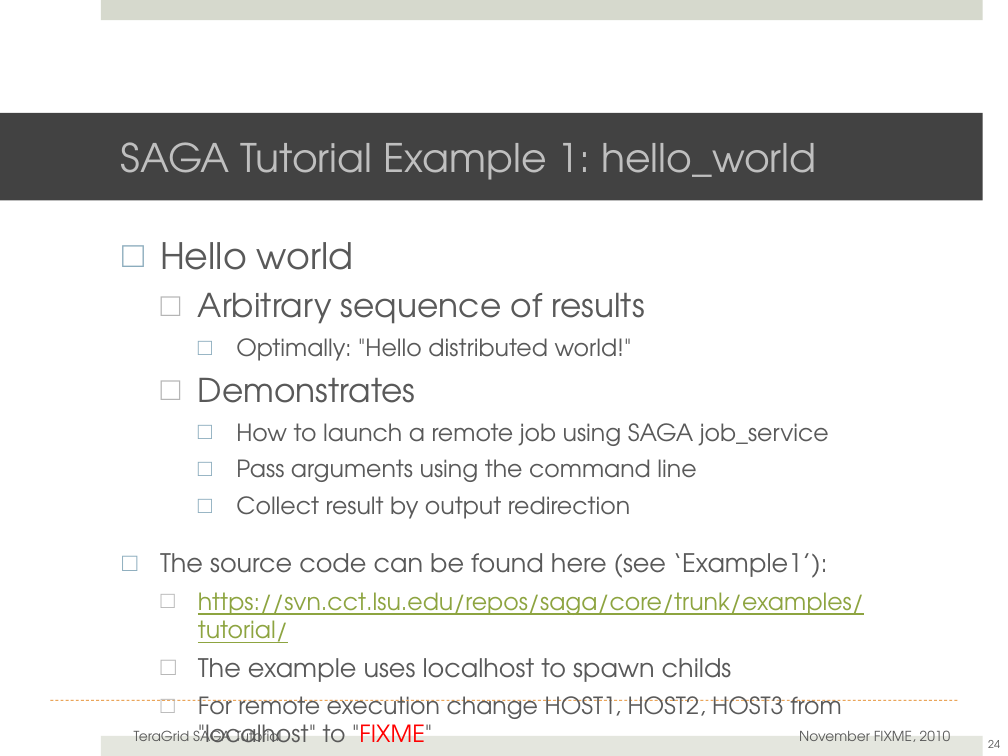
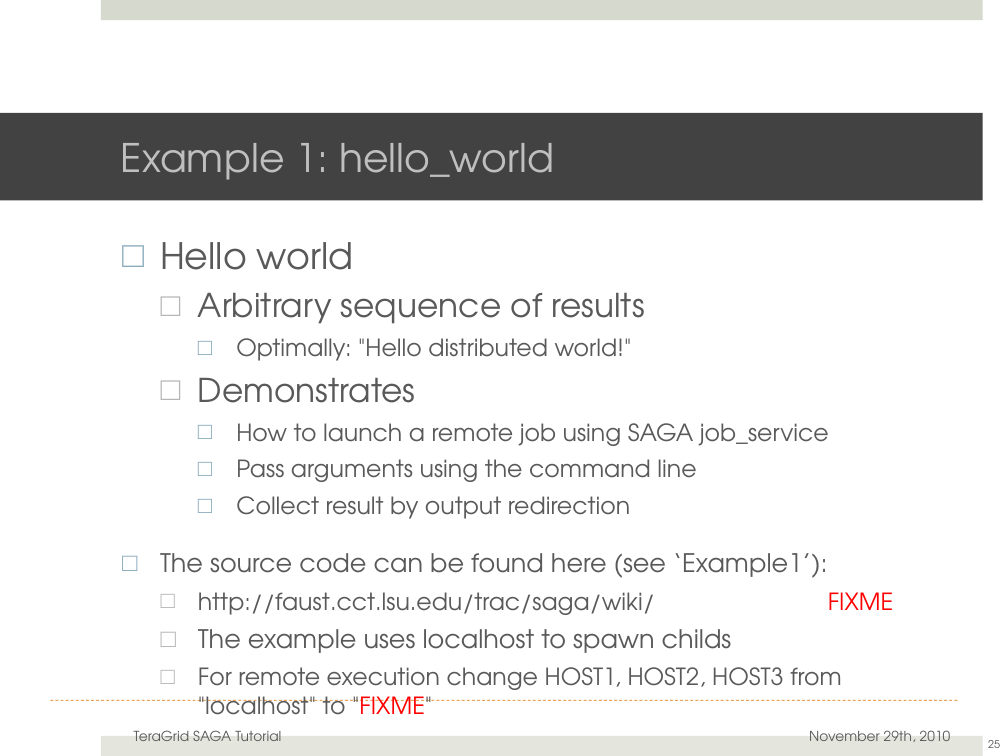
Before and after one commit to saga-project/saga-cpp-legacy-projects, a slide deck: slide 25 of tutorial/general_tutorial/SAGA-API-levels.pptx (slide 24 before the commit). Drawn at 1008x756 pixels with LibreOffice and Linux fonts; fonts in the diff are those of the drawing; background and template pictures are left out. Boxes give left, top, right and bottom in pixels: in the first picture for what was removed or moved away, otherwise in the second. Text is boxed around its words. In the diff, an @@ line names an element or a change of style, - is before the commit and + after.

Commit message:
Updating examples, minor changes

```diff
--- a/tutorial/general_tutorial/SAGA-API-levels.pptx
+++ b/tutorial/general_tutorial/SAGA-API-levels.pptx
@@ title at (121, 143, 554, 180): text changed @@
-SAGA Tutorial Example 1: hello_world
+Example 1: hello_world
@@ text at (198, 592, 655, 615): text changed; text colour #8DA440 to #595959 @@
-  □ https://svn.cct.lsu.edu/repos/saga/core/trunk/examples/tutorial/
+  □ http://faust.cct.lsu.edu/trac/saga/wiki/ FIXME
@@ text at (809, 731, 951, 742): text changed @@
-November FIXME, 2010
+November 29th, 2010
@@ page number at (988, 740, 1000, 748): text changed @@
-24
+25
```
Also in this commit, not shown: 25 other slides changed, 1 slide added, 1 other file.
